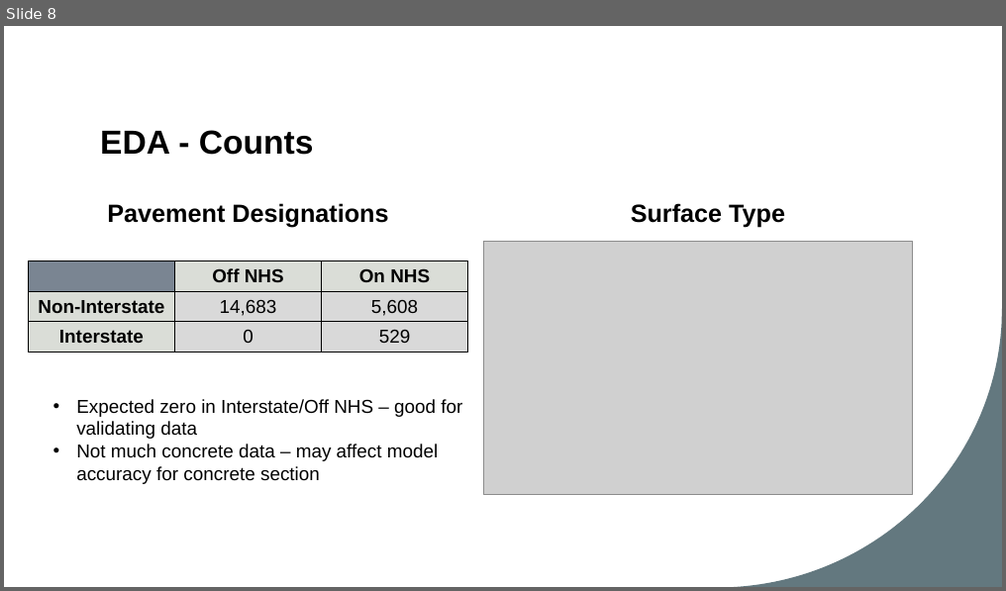
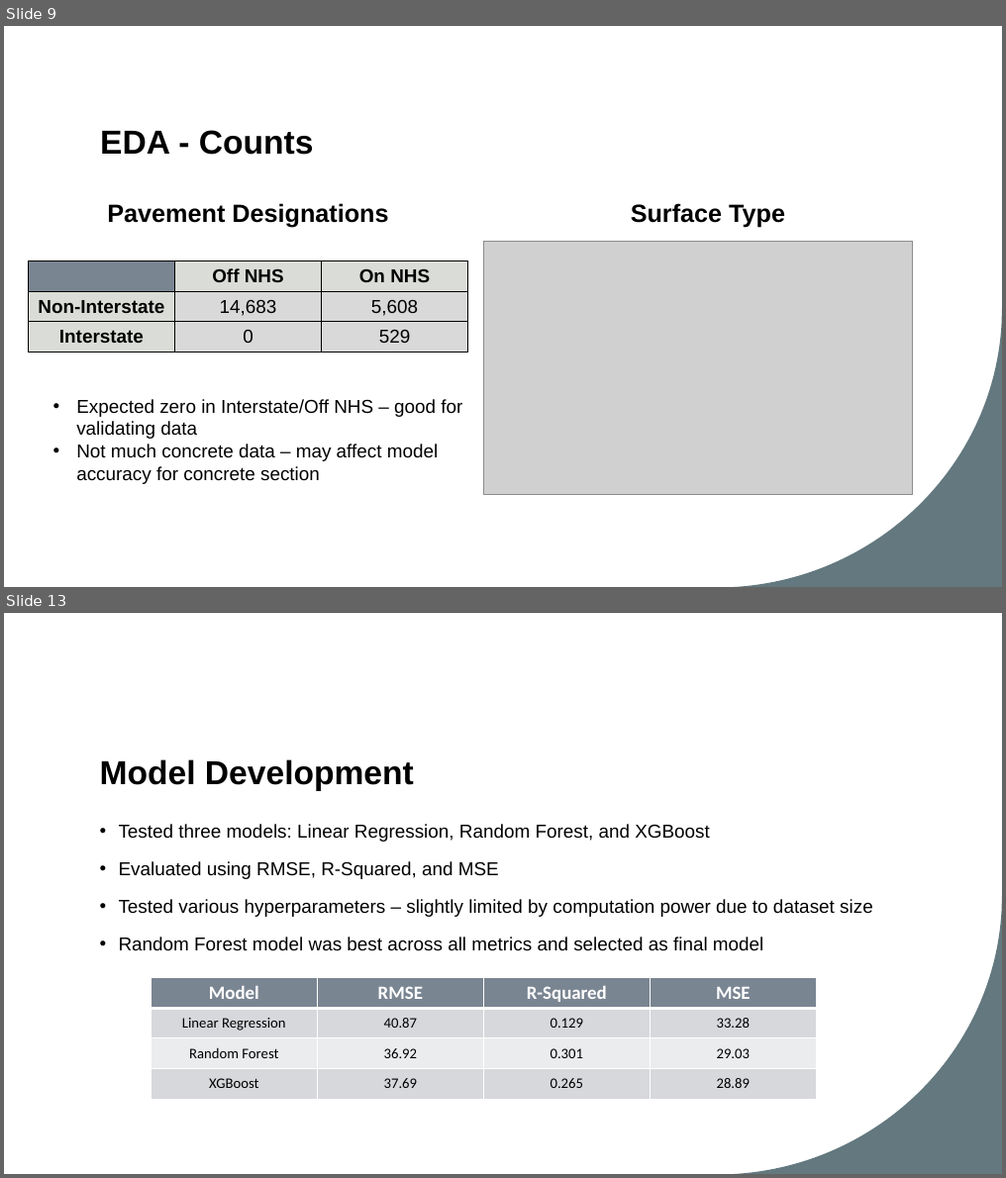
Before and after one commit to ConnorBruce/UMBC-DATA606-Capstone, a slide deck: docs/DS_Capstone_Final_Presentation_Connor_Bruce.pptx. Shown one above the other, each under a label of ours: slide 8 before the commit, slides 9 and 13 after it; the slides between them are not shown. The pictures are 1006x591 and 1006x1178 pixels, drawn with LibreOffice and Linux fonts; fonts in the diff are those of the drawing; grey boxes stand for pictures. Boxes give left, top, right and bottom in pixels: in the first picture for what was removed or moved away, otherwise in the second. Text is boxed around its words. In the diff, an @@ line names an element or a change of style, - is before the commit and + after.

```diff
--- a/docs/DS_Capstone_Final_Presentation_Connor_Bruce.pptx
+++ b/docs/DS_Capstone_Final_Presentation_Connor_Bruce.pptx
@@ slide 13 added at (4, 613, 1002, 1174), background #FFFFFF; not listed: 1 template element that a slide beside it also shows @@
@@ title added at (100, 760, 414, 791), 32 pt, text #000000, bold @@
+Model Development
@@ text added at (119, 824, 873, 952), 18 pt, text #000000 @@
+• Tested three models: Linear Regression, Random Forest, and XGBoost
+• Evaluated using RMSE, R-Squared, and MSE
+• Tested various hyperparameters – slightly limited by computation power due to dataset size
+• Random Forest model was best across all metrics and selected as final model
@@ table added at (151, 977, 816, 1099), 4 rows, 4 columns @@
+Model | RMSE | R-Squared | MSE
+Linear Regression | 40.87 | 0.129 | 33.28
+Random Forest | 36.92 | 0.301 | 29.03
+XGBoost | 37.69 | 0.265 | 28.89
@@ what was slide 8 is now slide 9 @@
```
Also in this commit, not shown: 2 slides changed, 11 other slides added, 5 other files.
